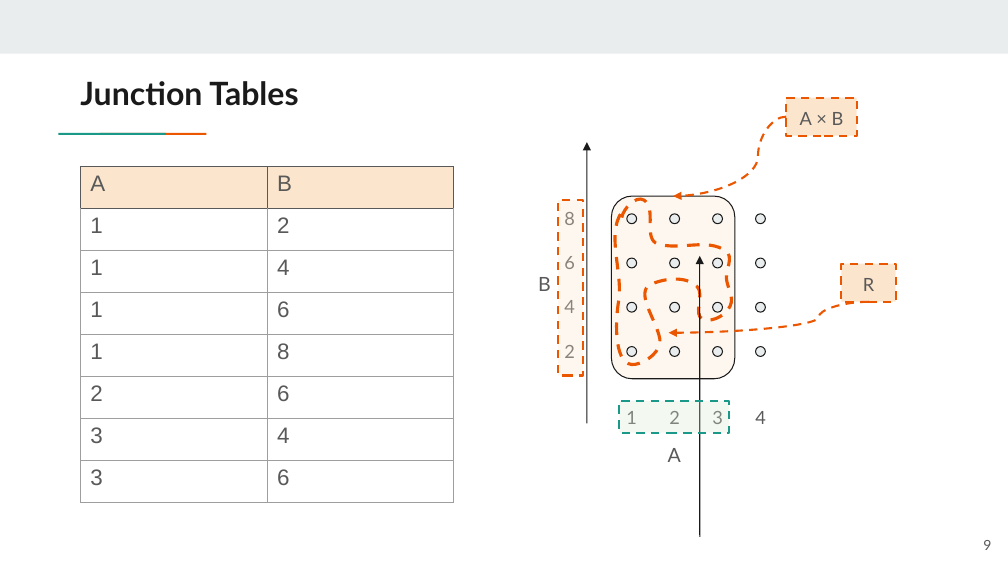
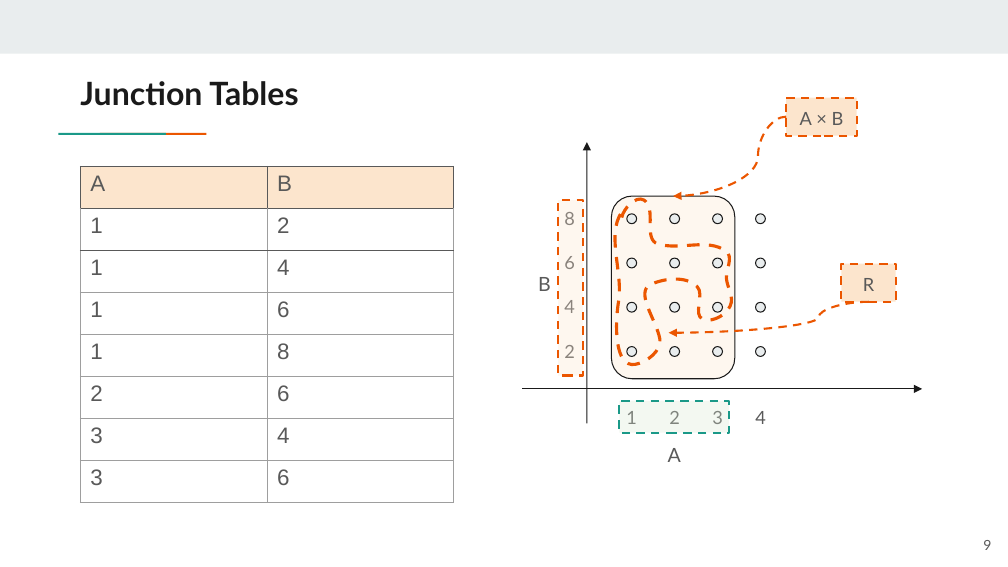
Before and after one commit to vmarkos-mc/data-structures, a slide deck: slide 9 of Week 16 - Junction Tables/slides/CS-DM-DS - Week 16 - Junction Tables.pptx. Drawn at 1008x567 pixels with LibreOffice and Linux fonts; fonts in the diff are those of the drawing. Boxes give left, top, right and bottom in pixels: in the first picture for what was removed or moved away, otherwise in the second. Text is boxed around its words. In the diff, an @@ line names an element or a change of style, - is before the commit and + after.

Commit message:
Fix W16 slides

```diff
--- a/Week 16 - Junction Tables/slides/CS-DM-DS - Week 16 - Junction Tables.pptx
+++ b/Week 16 - Junction Tables/slides/CS-DM-DS - Week 16 - Junction Tables.pptx
@@ table at [81,166,454,502] @@
@@ borders changed @@
@@ arrow moved from (700, 256) - (700, 537) to (922, 389) - (522, 389) @@
```
Also in this commit, not shown: 11 other slides changed.
